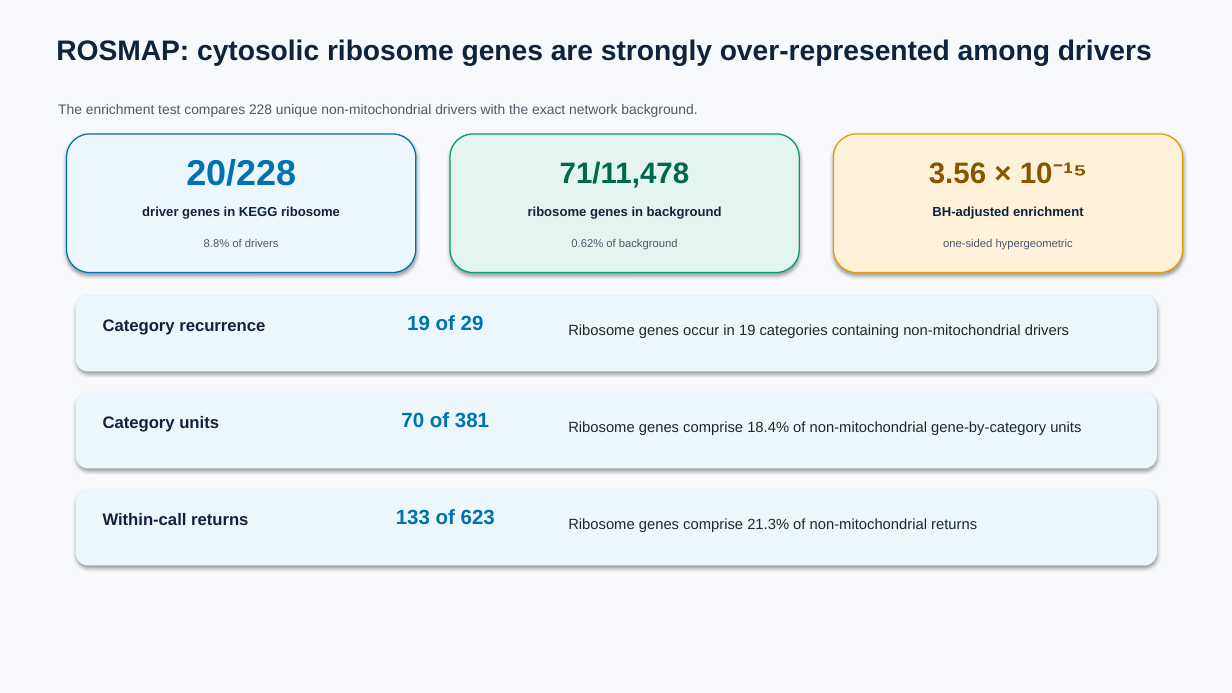
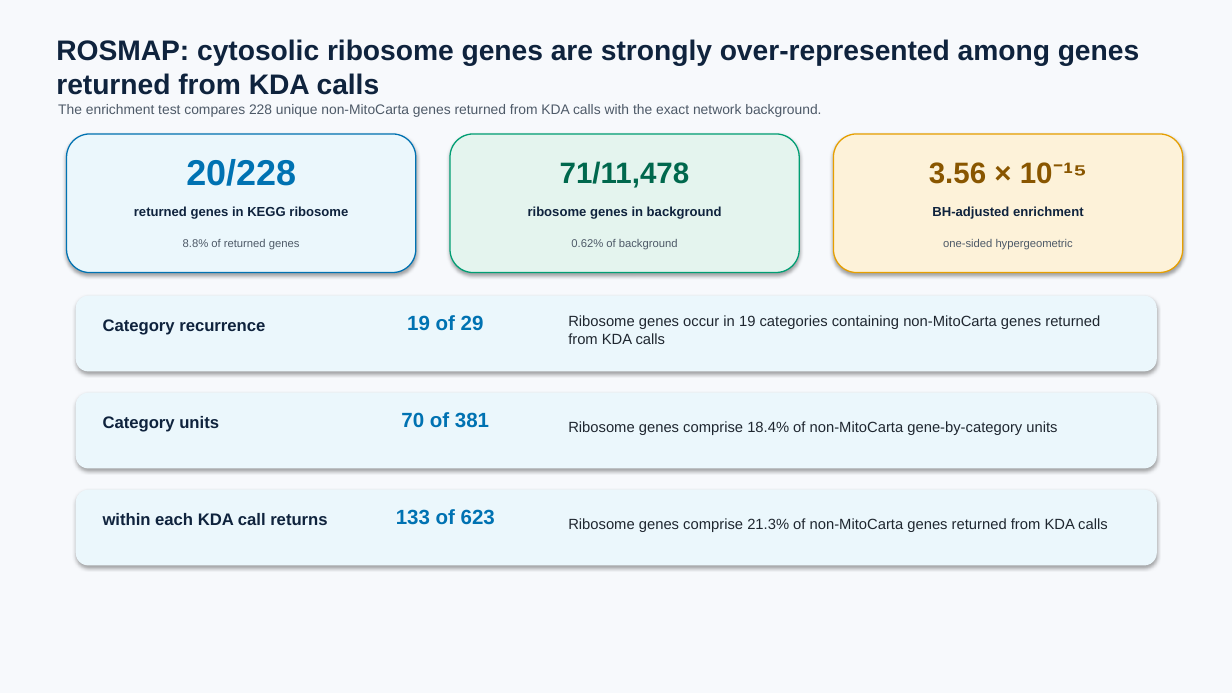
Before and after one commit to ericzhuang2010/alzheimer, a slide deck: slide 86 of docs/presentations/09162026/09162026_sex_apoe_kda_fine_broad.pptx. Drawn at 1232x693 pixels with LibreOffice and Linux fonts; fonts in the diff are those of the drawing. Boxes give left, top, right and bottom in pixels: in the first picture for what was removed or moved away, otherwise in the second. Text is boxed around its words. In the diff, an @@ line names an element or a change of style, - is before the commit and + after.

```diff
--- a/docs/presentations/09162026/09162026_sex_apoe_kda_fine_broad.pptx
+++ b/docs/presentations/09162026/09162026_sex_apoe_kda_fine_broad.pptx
@@ text at (x1=56, y1=39, x2=1139, y2=95): text changed @@
-ROSMAP: cytosolic ribosome genes are strongly over-represented among drivers
+ROSMAP: cytosolic ribosome genes are strongly over-represented among genes returned from KDA calls
@@ text at (x1=58, y1=104, x2=821, y2=117): text changed @@
-The enrichment test compares 228 unique non-mitochondrial drivers with the exact network background.
+The enrichment test compares 228 unique non-MitoCarta genes returned from KDA calls with the exact network background.
@@ text at (x1=134, y1=206, x2=348, y2=219): text changed @@
-driver genes in KEGG ribosome
+returned genes in KEGG ribosome
@@ text at (x1=183, y1=239, x2=300, y2=250): text changed @@
-8.8% of drivers
+8.8% of returned genes
@@ text at (x1=568, y1=315, x2=1100, y2=344): text changed @@
-Ribosome genes occur in 19 categories containing non-mitochondrial drivers
+Ribosome genes occur in 19 categories containing non-MitoCarta genes returned from KDA calls
@@ text at (x1=568, y1=421, x2=1057, y2=435): text changed @@
-Ribosome genes comprise 18.4% of non-mitochondrial gene-by-category units
+Ribosome genes comprise 18.4% of non-MitoCarta gene-by-category units
@@ text at (x1=103, y1=513, x2=327, y2=525): text changed @@
-Within-call returns
+within each KDA call returns
@@ text at (x1=568, y1=518, x2=1108, y2=532): text changed @@
-Ribosome genes comprise 21.3% of non-mitochondrial returns
+Ribosome genes comprise 21.3% of non-MitoCarta genes returned from KDA calls
```
Also in this commit, not shown: 117 other slides changed, 7 slides added, 18 slides removed, 50 other files.
